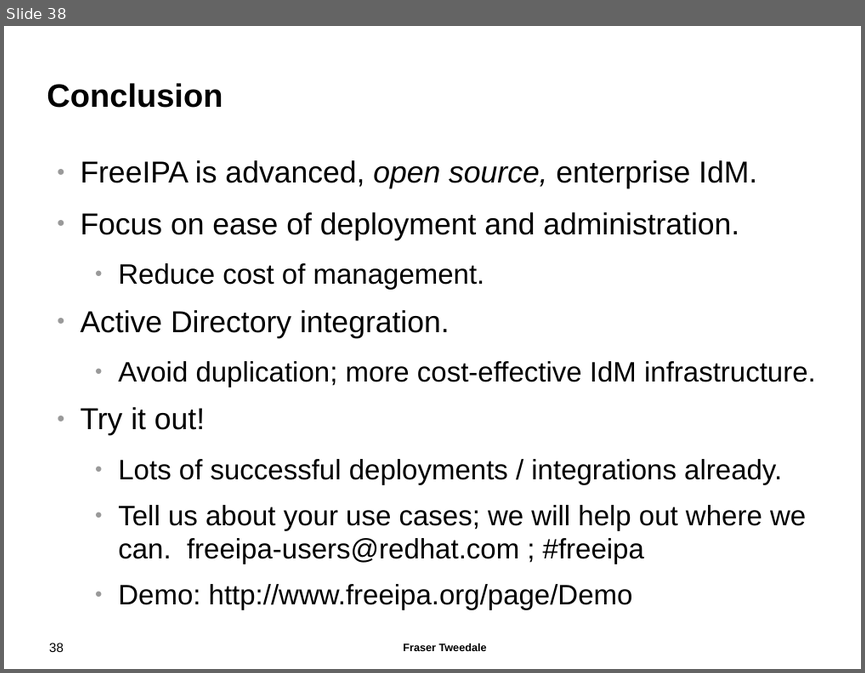
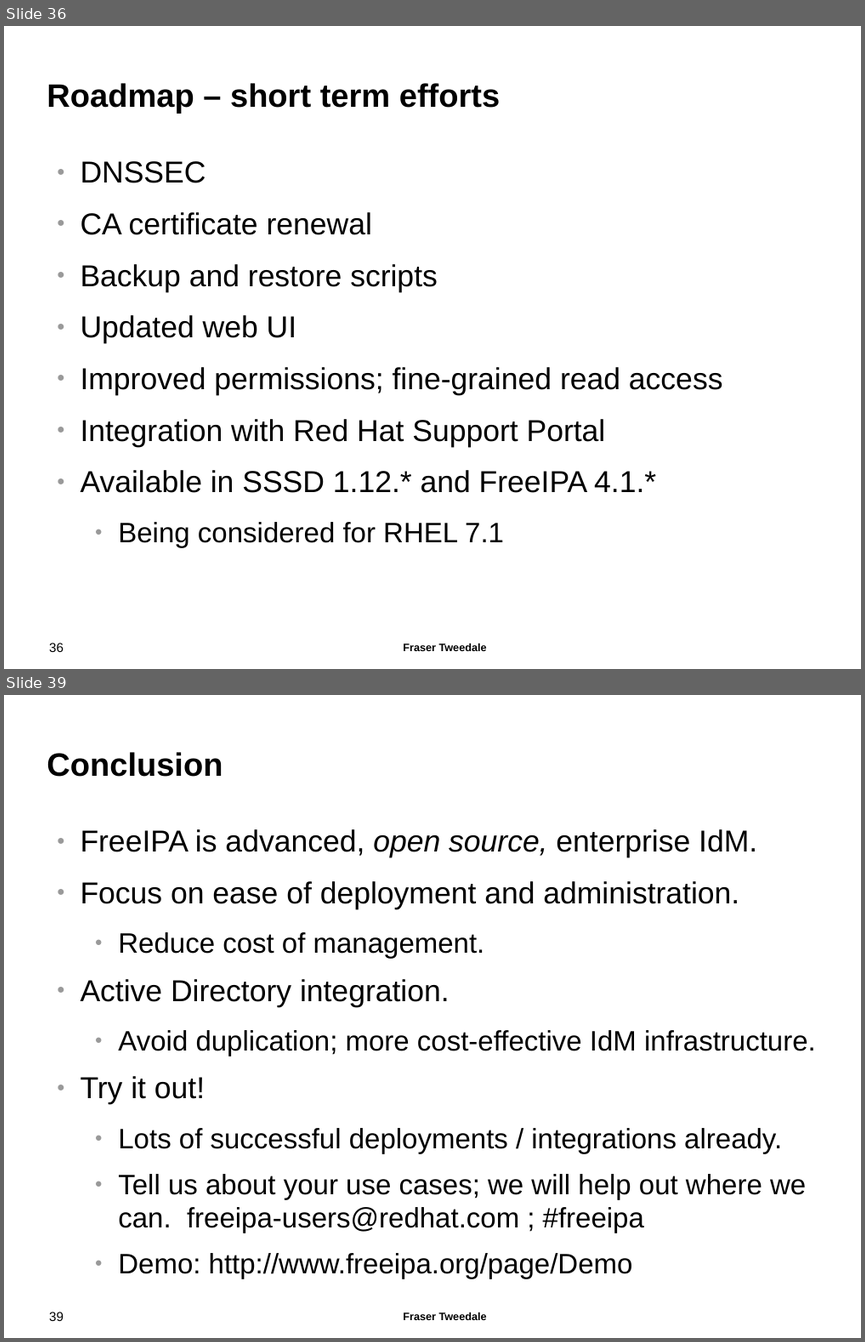
Before and after one commit to frasertweedale/talks, a slide deck: 20141106-osdc-freeipa/osdc2014-freeipa.odp. Shown one above the other, each under a label of ours: slide 38 before the commit, slides 36 and 39 after it; the slides between them are not shown. The pictures are 865x673 and 865x1342 pixels, drawn with LibreOffice and Linux fonts; fonts in the diff are those of the drawing; background and template pictures are left out. Boxes give left, top, right and bottom in pixels: in the first picture for what was removed or moved away, otherwise in the second. Text is boxed around its words. In the diff, an @@ line names an element or a change of style, - is before the commit and + after.

```diff
--- a/20141106-osdc-freeipa/osdc2014-freeipa.odp
+++ b/20141106-osdc-freeipa/osdc2014-freeipa.odp
@@ slide 36 added at [4,26,861,669], background #FFFFFF; not listed: 2 template elements that a slide beside it also shows @@
@@ title added at [46,83,500,114], 30 pt, text #000000, bold @@
+Roadmap – short term efforts
@@ text added at [80,161,723,547], 28 pt, text #000000 @@
+● DNSSEC
+● CA certificate renewal
+● Backup and restore scripts
+● Updated web UI
+● Improved permissions; fine-grained read access
+● Integration with Red Hat Support Portal
+● Available in SSSD 1.12.* and FreeIPA 4.1.*
+  ● Being considered for RHEL 7.1
@@ what was slide 38 is now slide 39 @@
@@ page number at [49,1311,64,1321]: text changed @@
-38
+39
```
Also in this commit, not shown: 14 slides changed.
